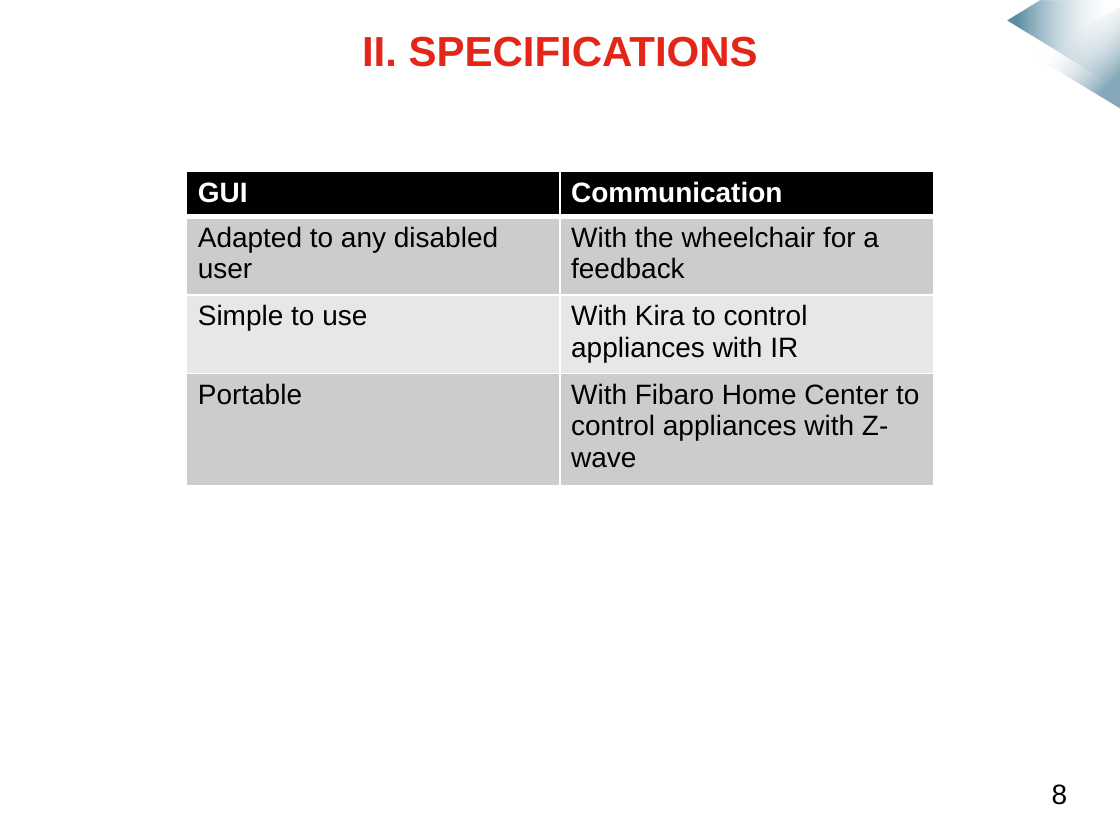
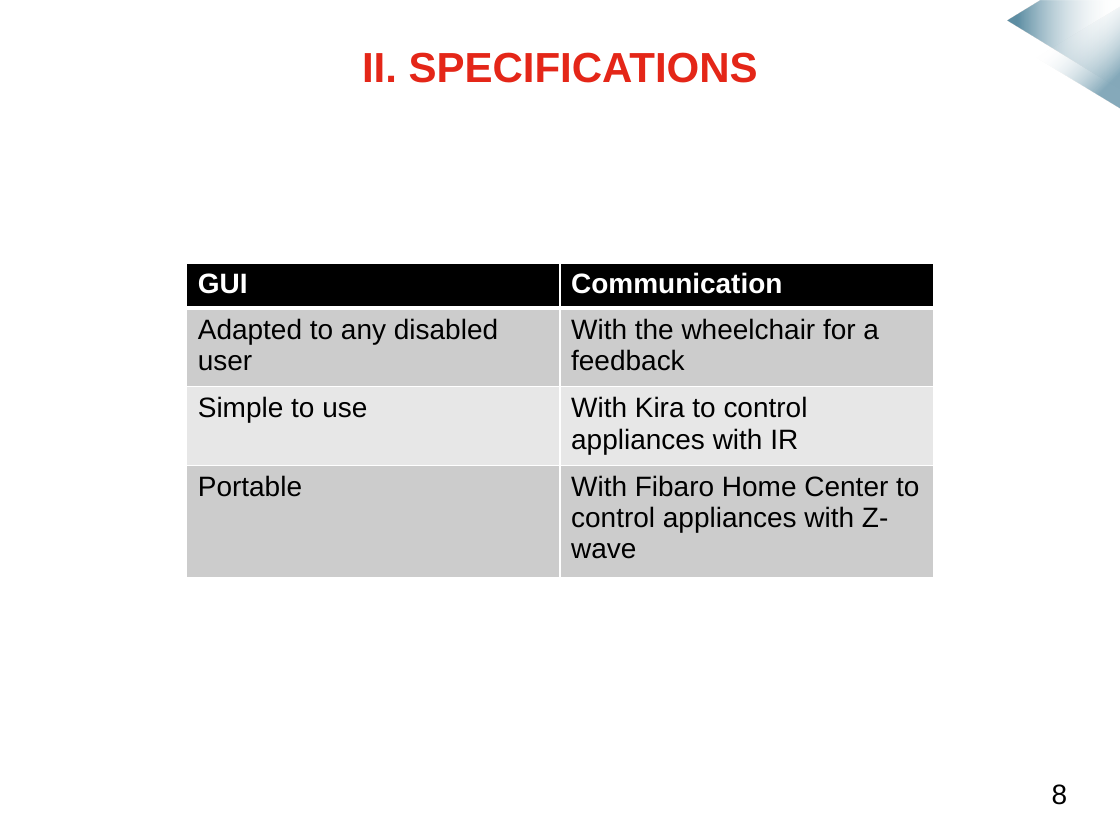
Before and after one commit to mmeven/EP_Domotique_Tablette, a slide deck: slide 7 of Rendu/Diapo_prototype_janvier.pptx. Drawn at 1120x840 pixels with LibreOffice and Linux fonts; fonts in the diff are those of the drawing; background and template pictures are left out. Boxes give left, top, right and bottom in pixels: in the first picture for what was removed or moved away, otherwise in the second. Text is boxed around its words. In the diff, an @@ line names an element or a change of style, - is before the commit and + after.

```diff
--- a/Rendu/Diapo_prototype_janvier.pptx
+++ b/Rendu/Diapo_prototype_janvier.pptx
@@ title "II. SPECIFICATIONS": place and size @@
-title "II. SPECIFICATIONS" at <box>362,36,758,67</box>
+title "II. SPECIFICATIONS" at <box>362,52,758,83</box>
@@ table: place and size @@
-table at <box>187,171,933,486</box>
+table at <box>187,263,933,578</box>
```
Also in this commit, not shown: 2 other slides changed.
